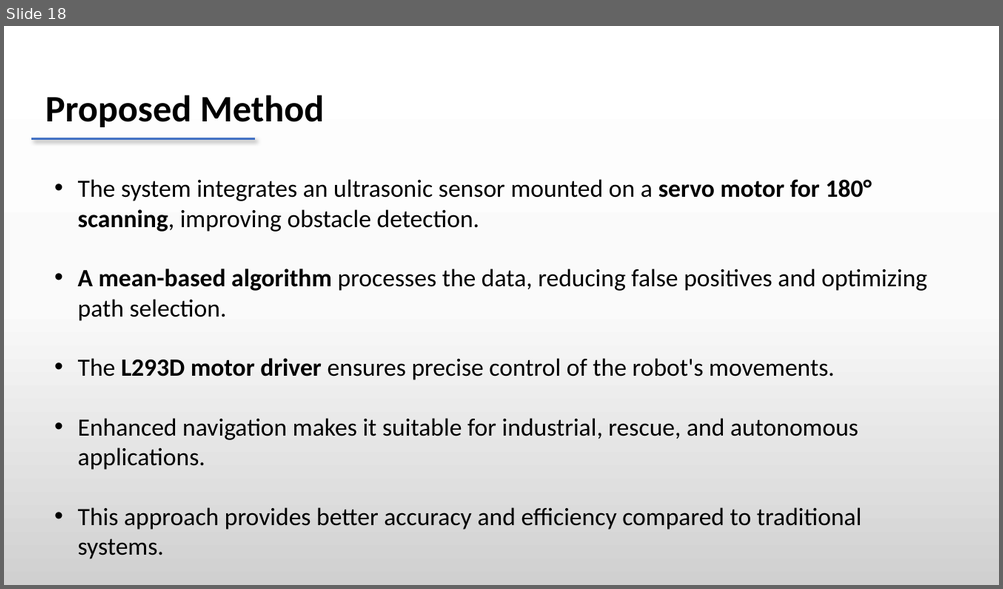
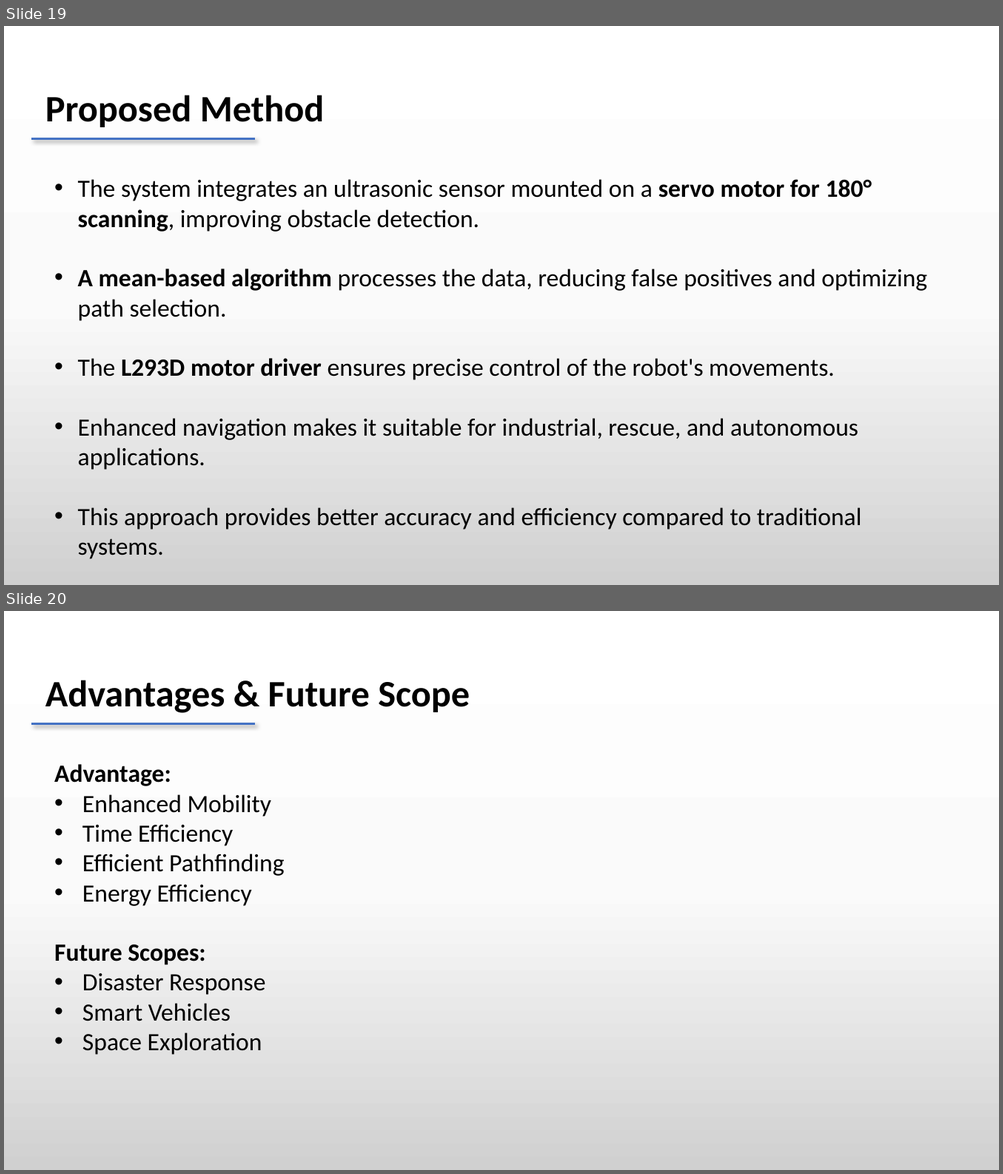
Before and after one commit to dheeraj78/project-4-2, a slide deck: Batch 8 .pptx. Shown one above the other, each under a label of ours: slide 18 before the commit, slides 19 and 20 after it. The pictures are 1003x589 and 1003x1174 pixels, drawn with LibreOffice and Linux fonts; fonts in the diff are those of the drawing. Boxes give left, top, right and bottom in pixels: in the first picture for what was removed or moved away, otherwise in the second. Text is boxed around its words. In the diff, an @@ line names an element or a change of style, - is before the commit and + after.

```diff
--- a/Batch 8 .pptx
+++ b/Batch 8 .pptx
@@ slide 20 added at (x1=4, y1=611, x2=999, y2=1170), background gradient #FFFFFF to #FBFBFB to #D1D1D1 @@
@@ text added at (x1=45, y1=680, x2=469, y2=713), 36 pt, text #000000, bold @@
+Advantages & Future Scope
@@ line added from (31, 723) to (256, 723), #4472C4 2.25 pt @@
@@ text added at (x1=54, y1=764, x2=284, y2=1055), 24 pt, text #000000 @@
+Advantage:
+• Enhanced Mobility
+• Time Efficiency
+• Efficient Pathfinding
+• Energy Efficiency
+Future Scopes:
+• Disaster Response
+• Smart Vehicles
+• Space Exploration
@@ what was slide 18 is now slide 19 @@
```
Also in this commit, not shown: 1 slide changed, 1 other slide added, 1 slide removed.
